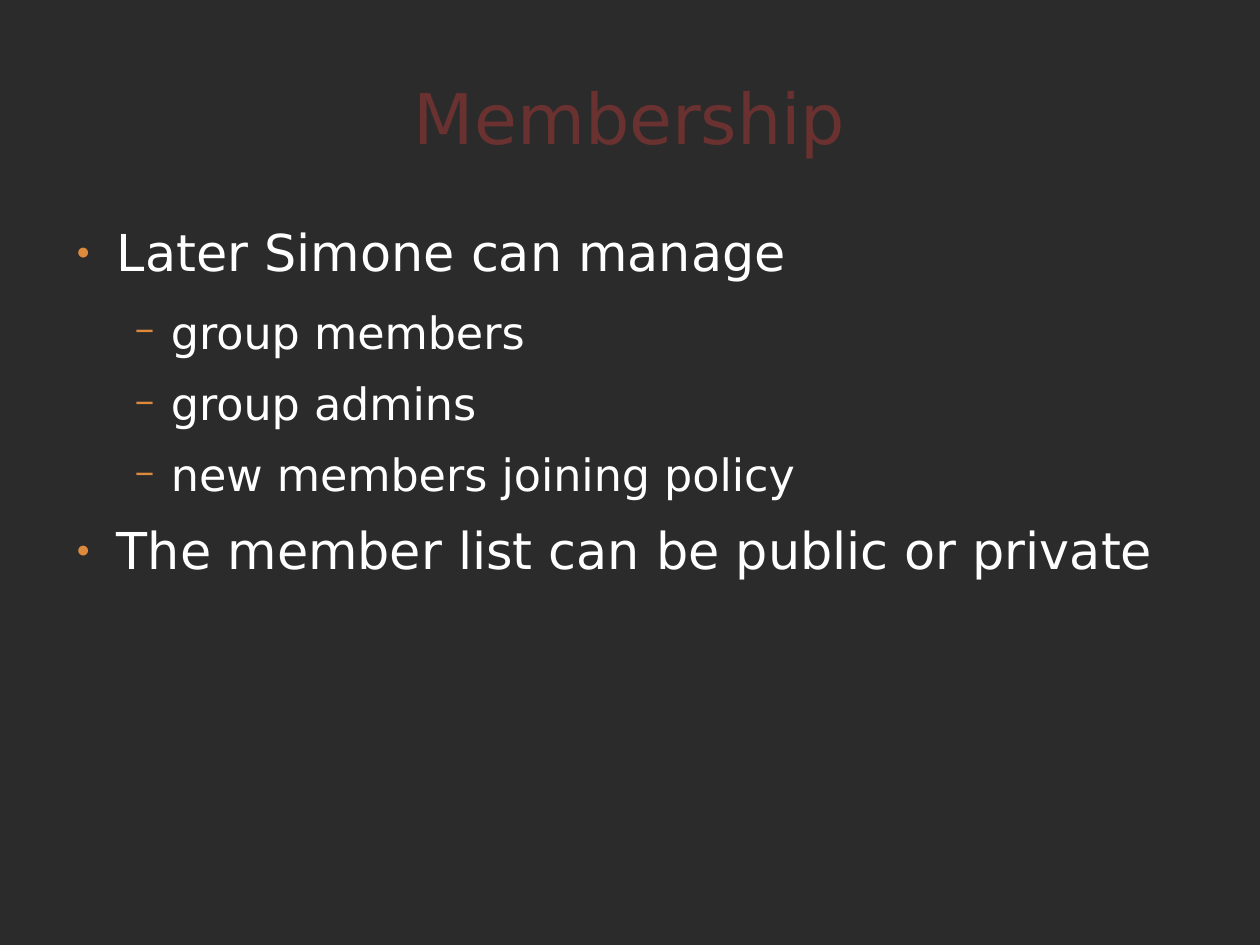
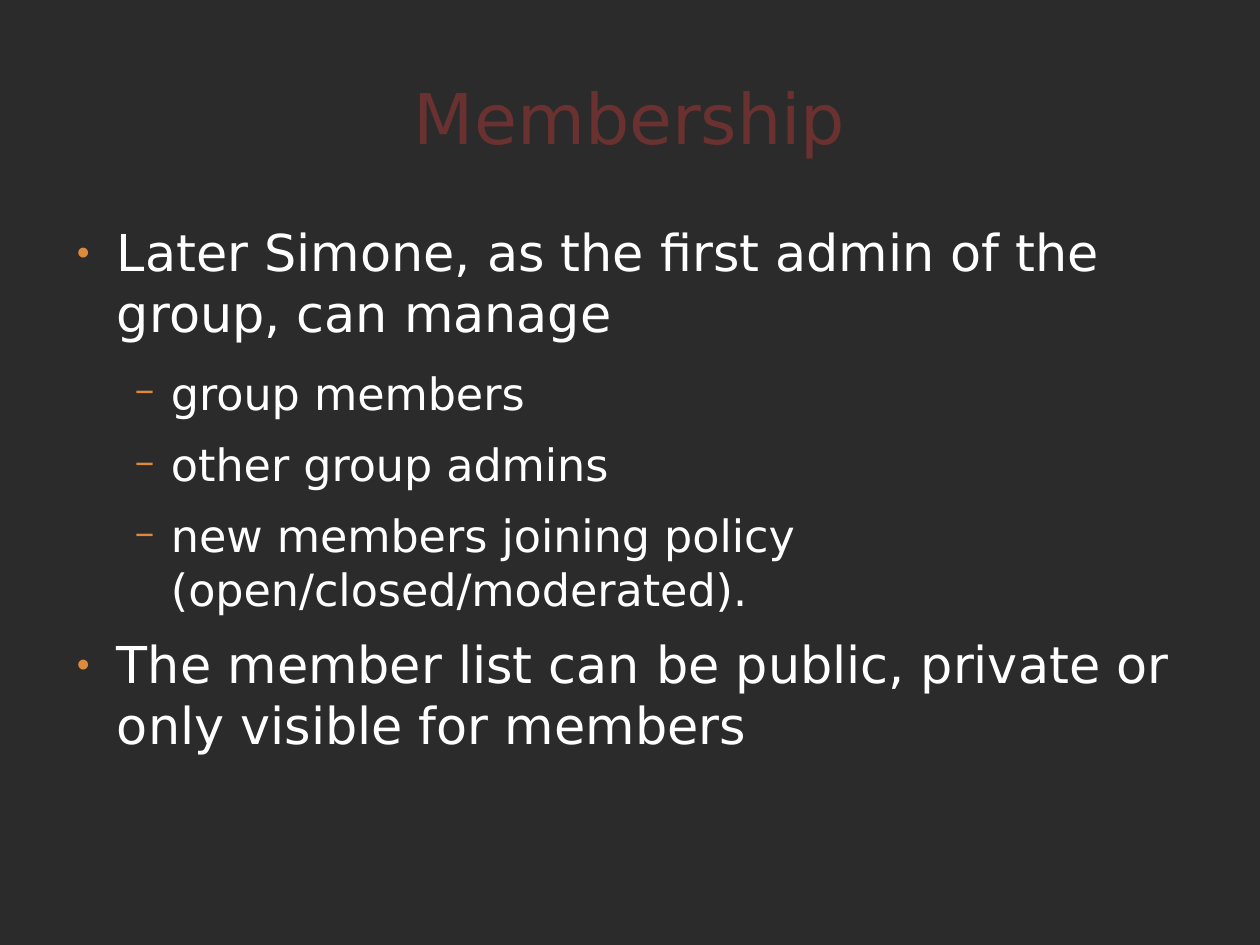
Before and after one commit to comunes/kune, a slide deck: slide 8 of doc/kune-dic-08.odp (slide 7 before the commit). Drawn at 1260x945 pixels with LibreOffice and Linux fonts; fonts in the diff are those of the drawing; background and template pictures are left out; a plain dark background stands for a picture behind light text. Boxes give left, top, right and bottom in pixels: in the first picture for what was removed or moved away, otherwise in the second. Text is boxed around its words. In the diff, an @@ line names an element or a change of style, - is before the commit and + after.

```diff
--- a/doc/kune-dic-08.odp
+++ b/doc/kune-dic-08.odp
@@ text at (117,232,1099,343): text changed @@
-● Later Simone can manage
+● Later Simone, as the first admin of the group, can manage
@@ text at (117,447,1169,755): text changed @@
-  − group admins
-  − new members joining policy
-● The member list can be public or private
+  − other group admins
+  − new members joining policy (open/closed/moderated).
+● The member list can be public, private or only visible for members
```
Also in this commit, not shown: 7 other slides changed, 1 slide added.
